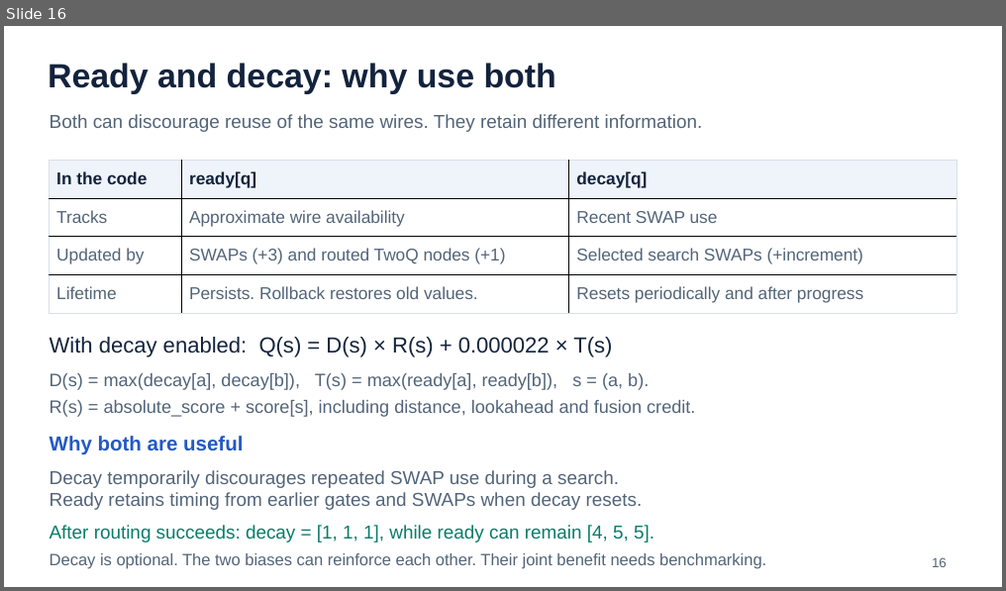
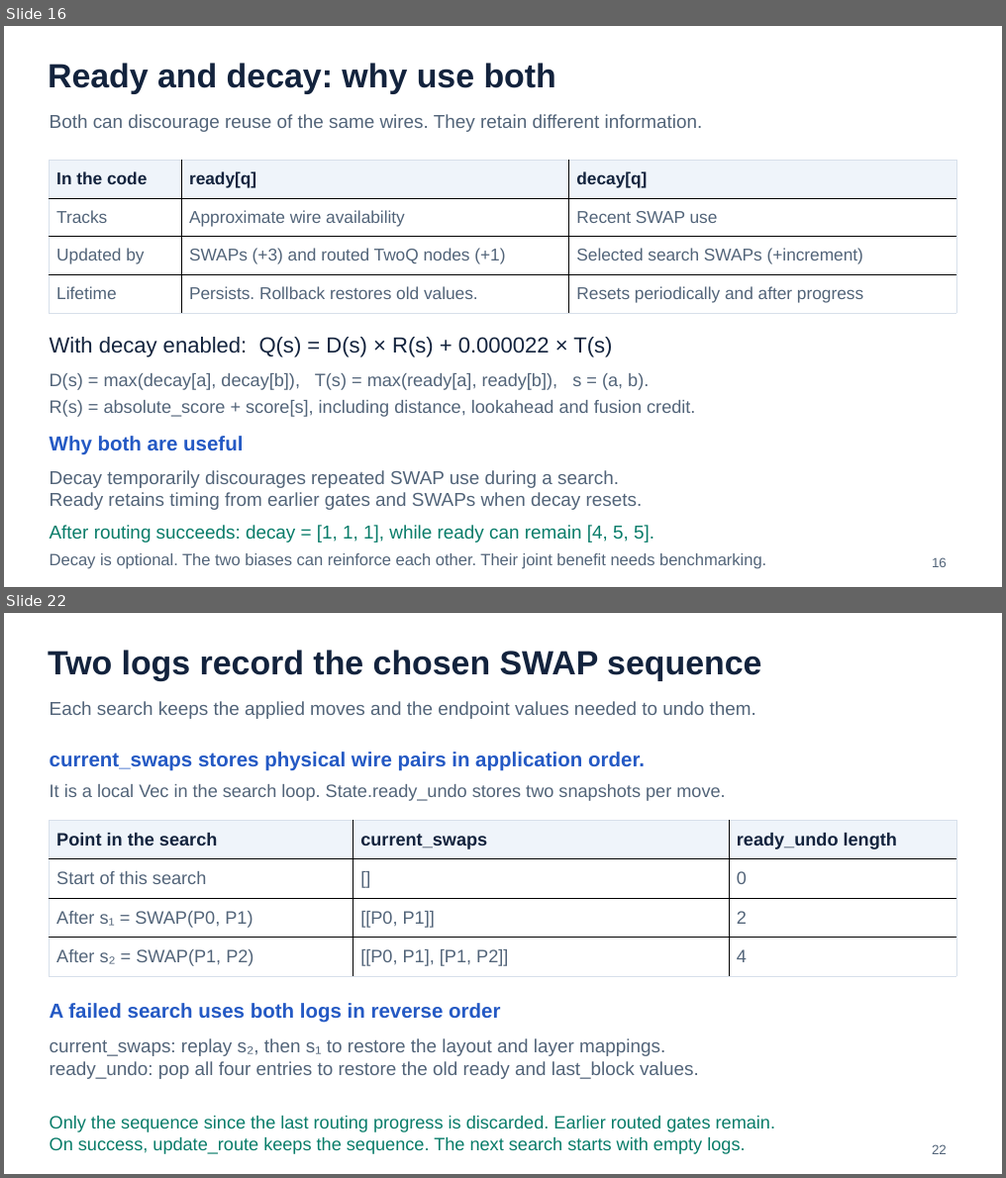
Before and after one commit to AI-native-Systems-Research/qiskit-evolved, a slide deck: design/change_description_codex.pptx. Shown one above the other, each under a label of ours: slide 16 before the commit, slides 16 and 22 after it; the slides between them are not shown. The pictures are 1006x591 and 1006x1178 pixels, drawn with LibreOffice and Linux fonts; fonts in the diff are those of the drawing. Boxes give left, top, right and bottom in pixels: in the first picture for what was removed or moved away, otherwise in the second. Text is boxed around its words. In the diff, an @@ line names an element or a change of style, - is before the commit and + after.

```diff
--- a/design/change_description_codex.pptx
+++ b/design/change_description_codex.pptx
@@ slide 22 added at (x1=4, y1=613, x2=1002, y2=1174), background #FFFFFF @@
@@ text added at (x1=48, y1=650, x2=761, y2=681), 32.2 pt, text #13233D, bold @@
+Two logs record the chosen SWAP sequence
@@ text added at (x1=50, y1=701, x2=756, y2=719), 18 pt, text #526479 @@
+Each search keeps the applied moves and the endpoint values needed to undo them.
@@ text added at (x1=50, y1=752, x2=645, y2=771), 19.5 pt, text #2459C4, bold @@
+current_swaps stores physical wire pairs in application order.
@@ text added at (x1=50, y1=784, x2=725, y2=801), 17.2 pt, text #526479 @@
+It is a local Vec in the search loop. State.ready_undo stores two snapshots per move.
@@ table added at (x1=49, y1=820, x2=956, y2=976), 4 rows, 3 columns @@
+Point in the search | current_swaps | ready_undo length
+Start of this search | [] | 0
+After s₁ = SWAP(P0, P1) | [[P0, P1]] | 2
+After s₂ = SWAP(P1, P2) | [[P0, P1], [P1, P2]] | 4
@@ text added at (x1=50, y1=1003, x2=500, y2=1023), 19.5 pt, text #2459C4, bold @@
+A failed search uses both logs in reverse order
@@ text added at (x1=50, y1=1039, x2=699, y2=1079), 18 pt, text #526479 @@
+current_swaps: replay s₂, then s₁ to restore the layout and layer mappings.
+ready_undo: pop all four entries to restore the old ready and last_block values.
@@ text added at (x1=50, y1=1116, x2=775, y2=1155), 17.2 pt, text #087C69 @@
+Only the sequence since the last routing progress is discarded. Earlier routed gates remain.
+On success, update_route keeps the sequence. The next search starts with empty logs.
@@ text added at (x1=932, y1=1145, x2=946, y2=1155), 12.8 pt, text #526479 @@
+22
```
Also in this commit, not shown: 8 slides changed, 4 other slides added.
